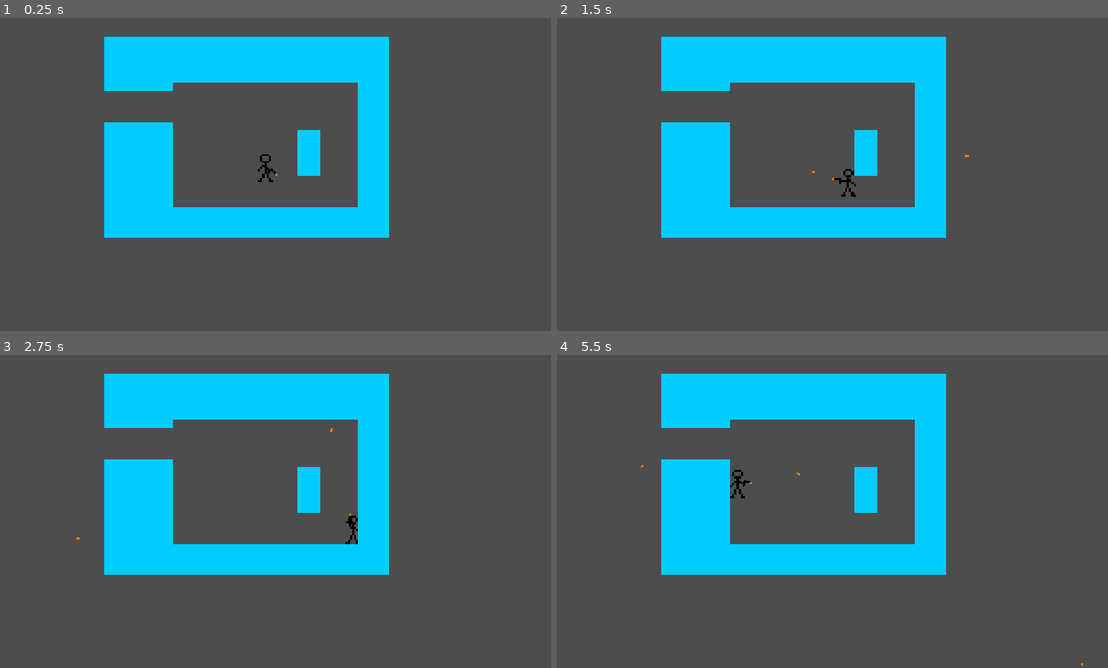
Above: before the commit, frames 1-4 (two rows, left to right).
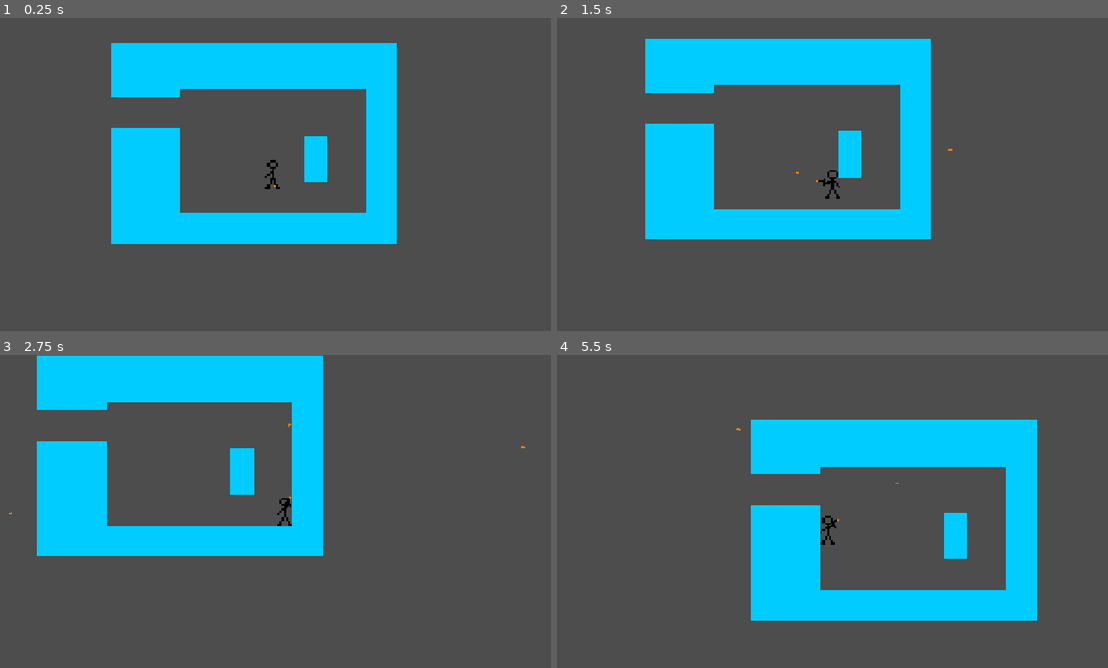
Above: after the commit, the same moments.

Repository: JackBBoudreaux/GMTK_26
Game: Godot game, scene res://Main.tscn
The game is run twice, just before and just after one commit, with the same random seed, the same clock (stepped at 60 frames per second) and the same inputs.
Inputs (mouse positions are in pixels of both pictures, inside the frame that each line leads up to):
- Up to frame 1 (0.25 s): no input
- Up to frame 2 (1.5 s): tap Enter at 0.5 s; move the mouse to (953, 158) at 0.52 s; hold D (right) 0.53-1.28 s; click (953, 158) at 0.6 s; move the mouse to (716, 190) at 1.27 s; hold S (down) from 1.28 s (still down); click (716, 190) at 1.35 s
- Up to frame 3 (2.75 s): move the mouse to (330, 442) at 2.02 s; release S (down) at 2.03 s; hold D (right) from 2.03 s (still down); click (330, 442) at 2.1 s
- Up to frame 4 (5.5 s): move the mouse to (804, 574) at 2.77 s; release D (right) at 2.78 s; hold W (up) 2.78-3.53 s; click (804, 574) at 2.85 s; move the mouse to (997, 558) at 3.52 s; hold A (left) 3.53-5.03 s; click (997, 558) at 3.6 s; move the mouse to (661, 464) at 4.27 s; click (661, 464) at 4.35 s; move the mouse to (860, 511) at 5.02 s; hold S (down) from 5.03 s (still down); click (860, 511) at 5.1 s

The runs differ from the first frame. In frame 1, 6.9% of the frame differs, in the area x 18-73%, y 6-73%; in frame 2, 7.4%; in frame 3, 25%; in frame 4, 35%, in the area x 15-96%, y 6-100%.

Commit message:
added camera that follows player

Diff:
--- a/Main.tscn
+++ b/Main.tscn
@@ -80,6 +80,9 @@
 position = Vector2(0, -4)
 scale = Vector2(1, 1)
 
+[node name="Camera2D" type="Camera2D" parent="CharacterBody2D" unique_id=1452013914]
+position_smoothing_enabled = true
+
 [node name="TileMapLayer" type="TileMapLayer" parent="." unique_id=815258637]
 tile_map_data = PackedByteArray("AADz/wIAAAAAAAAAAADz/wEAAAAAAAAAAADz/wAAAAAAAAAAAADz////AAAAAAAAAADz//7/AAAAAAAAAADz// …(8880 unchanged characters)…
 tile_set = SubResource("TileSet_ogq8d")
